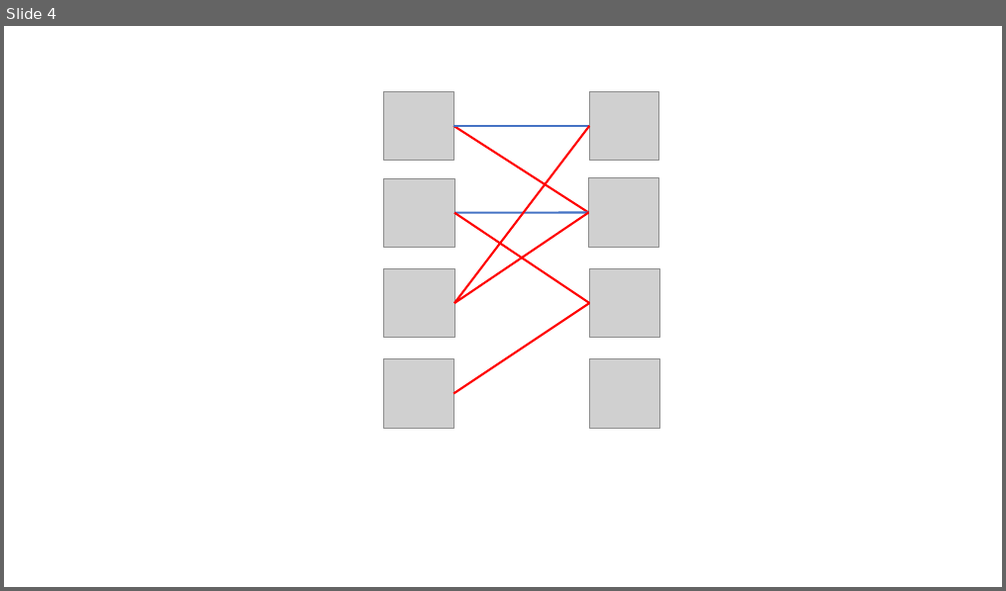
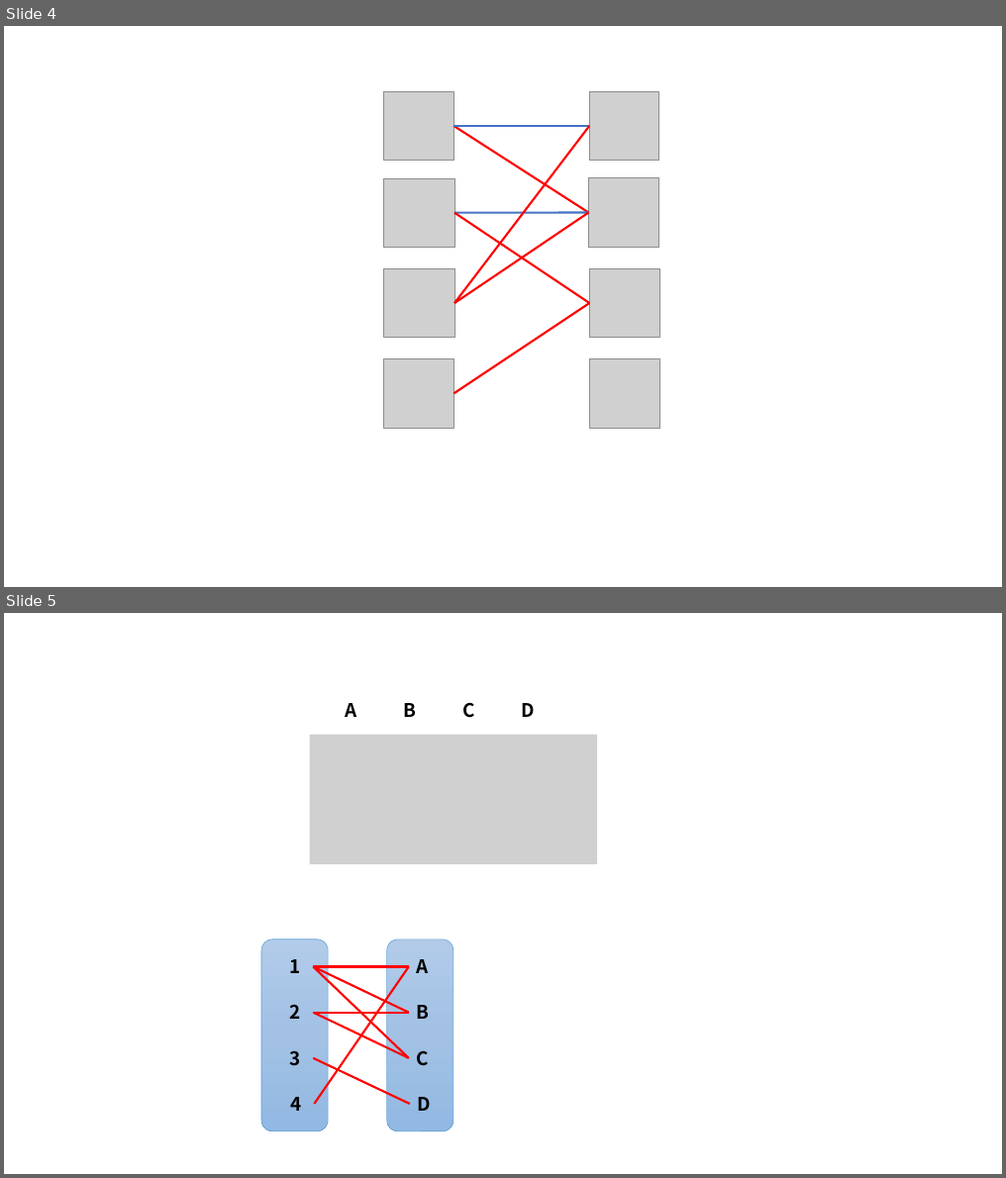
Before and after one commit to DaleChen0351/xmind_repos, a slide deck: temp/hungarian.pptx. Shown one above the other, each under a label of ours: slide 4 before the commit, slides 4 and 5 after it. The pictures are 1006x591 and 1006x1178 pixels, drawn with LibreOffice and Linux fonts; fonts in the diff are those of the drawing; grey boxes stand for pictures. Boxes give left, top, right and bottom in pixels: in the first picture for what was removed or moved away, otherwise in the second. Text is boxed around its words. In the diff, an @@ line names an element or a change of style, - is before the commit and + after.

```diff
--- a/temp/hungarian.pptx
+++ b/temp/hungarian.pptx
@@ slide 5 added at <box>4,613,1002,1174</box>, background #FFFFFF @@
@@ text added at <box>345,702,535,718</box>, 18 pt, text #000000, bold @@
+A B C D
@@ picture added at <box>310,735,597,864</box> @@
@@ group added at <box>261,940,453,1132</box>: 8 texts, 7 lines, 2 rounded rectangles @@
+1
+2
+3
+4
+A
+B
+C
+D
```
Also in this commit, not shown: 1 slide changed, 1 other slide added, 2 slides removed, 1 other file.
